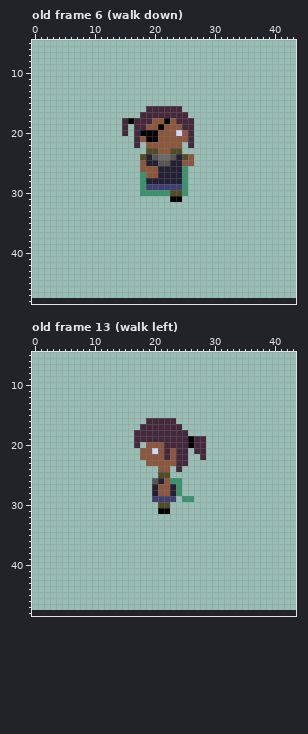
Pixel-art file, stored at assets/april/ammellan_2.aseprite. Above is the file before it was changed.
48x48 pixels, 82 frames. Shown: old frame 6 (walk down): x 0..43, y 5..48; old frame 13 (walk left): x 0..43, y 5..48. The old version is drawn lined up with the new one, on the new canvas. The commit also changed other frames, which this record leaves out.
Once edited:
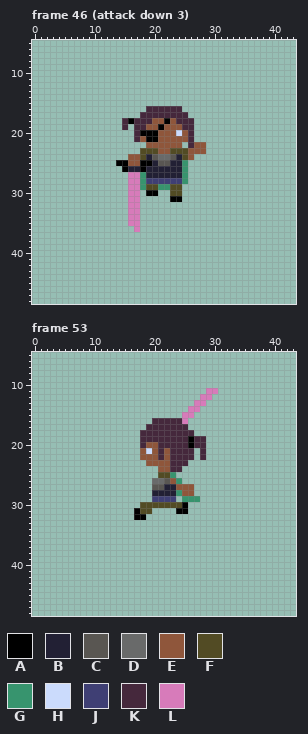
Palette (. is transparent): A #000000  B #222034  C #595652  D #696a6a  E #8f563b  F #524b24  G #37946e  H #cbdbfc  J #3f3f74  K #45283c  L #d77bba
A new or re-ordered frame is compared with the old frame closest to it.
Message: combo animation
From old to new:
canvas 48x48 -> 48x56
frames 82 -> 93
Frame 46 (attack down 3) is new; against old frame 6 (walk down):
y 20: x 15 K -> .
y 22: x 17 K -> .; x 27..28 .. -> EE
y 23: x 18 . -> F; x 25..28 .... -> FEEE
y 24: x 16..17 .. -> EE
y 25: x 14..19 ....EB -> AAEEAA; x 25..26 EE -> G.
y 26: x 15..20 ...EEE -> ABBABB
y 27: x 16..17 .. -> LL; x 19..20 EE -> BB
y 28: x 16..17 .. -> LL; x 19..24 BBBBBB -> JJJJJJ
y 29: x 16..17 .. -> LL; x 19..25 JJJJJJG -> FFGGFF.
y 30: x 16..22 ..GGGGG -> LL.AA..; x 25 G -> .
y 31..35: x 16..17 .. -> LL
y 36: x 17 . -> L
Frame 53 is new; against old frame 13 (walk left):
y 11: x 29..30 .. -> LL
y 12: x 28..29 .. -> LL
y 13: x 27..28 .. -> LL
y 14: x 26..27 .. -> LL
y 15: x 25..26 .. -> LL
y 16: x 19 K -> .; x 24..25 .. -> KL
y 17: x 18 K -> .; x 25 . -> K
y 18: x 17 K -> .; x 26 . -> K
y 19: x 17 K -> .
y 20: x 17..18 K. -> .K; x 21 E -> K
y 21: x 19..23 EHEKE -> HEKEK; x 26..27 .K -> K.
y 22: x 21..23 EKE -> KEK; x 26 . -> K
y 23: x 23 E -> K
y 24: x 23 . -> K
y 25: x 23 . -> G
y 26: x 20..23 CBEG -> DDCE
y 27: x 20..22 BEE -> CCB; x 24..26 G.. -> EEE
y 28: x 21..22 EE -> BB; x 25..26 .. -> EE
y 29: x 27 . -> G
y 30: x 18..20 ... -> FFF; x 23..25 ... -> FFA
y 31: x 17..19 ... -> AFF; x 21..22 AA -> ..; x 24..25 .. -> AA
y 32: x 17..18 .. -> AA
Where, in picture pixels (left, top, right, bottom), the same in both pictures:
changed: (116, 130, 206, 232)
changed: (134, 388, 218, 520)
